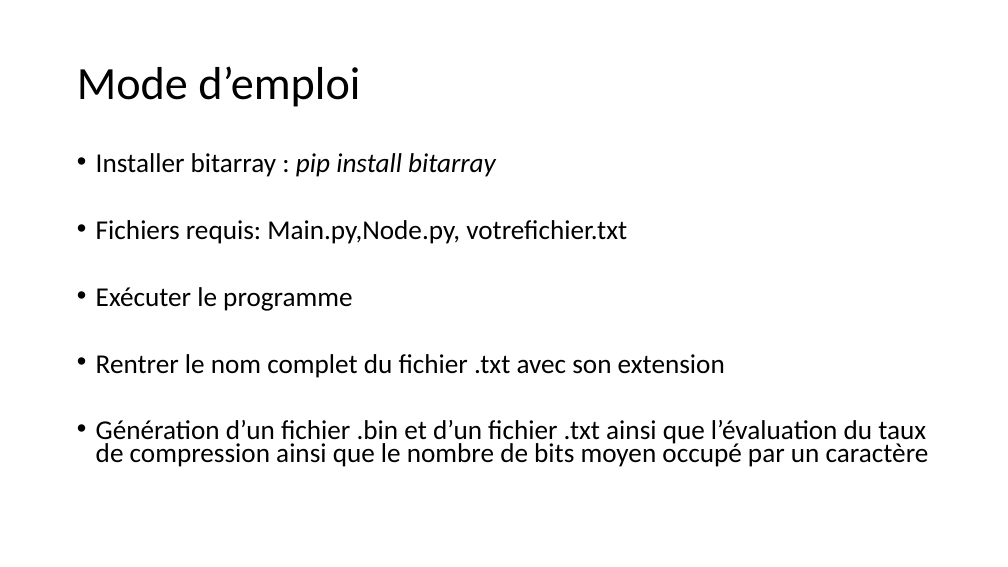
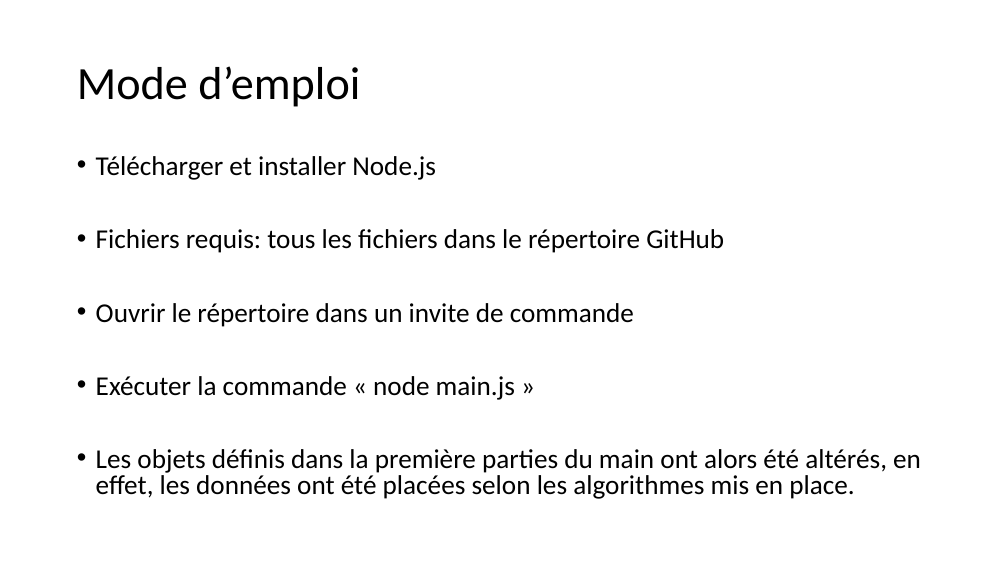
Before and after one commit to ArthurOnWeb/Stockage-de-donnees-personelles-PROJ631, a slide deck: slide 4 of Arthur_presentation_stockage.pptx. Drawn at 1008x567 pixels with LibreOffice and Linux fonts; fonts in the diff are those of the drawing; background and template pictures are left out. Boxes give left, top, right and bottom in pixels: in the first picture for what was removed or moved away, otherwise in the second. Text is boxed around its words. In the diff, an @@ line names an element or a change of style, - is before the commit and + after.

Commit message:
main fonctionel

```diff
--- a/Arthur_presentation_stockage.pptx
+++ b/Arthur_presentation_stockage.pptx
@@ text at (96,156,921,499): text changed @@
-• Installer bitarray : pip install bitarray
-• Fichiers requis: Main.py,Node.py, votrefichier.txt
-• Exécuter le programme
-• Rentrer le nom complet du fichier .txt avec son extension
-• Génération d’un fichier .bin et d’un fichier .txt ainsi que l’évaluation du taux de compression ainsi que le nombre de bits moyen occupé par un caractère
+• Télécharger et installer Node.js
+• Fichiers requis: tous les fichiers dans le répertoire GitHub
+• Ouvrir le répertoire dans un invite de commande
+• Exécuter la commande « node main.js »
+• Les objets définis dans la première parties du main ont alors été altérés, en effet, les données ont été placées selon les algorithmes mis en place.
```
Also in this commit, not shown: 2 other slides changed, 1 other file.
